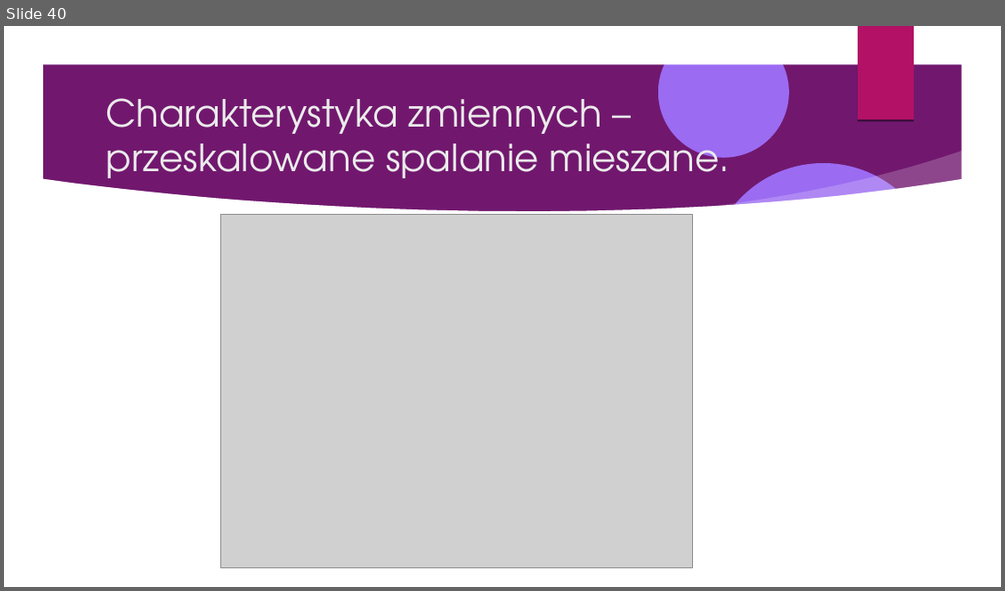
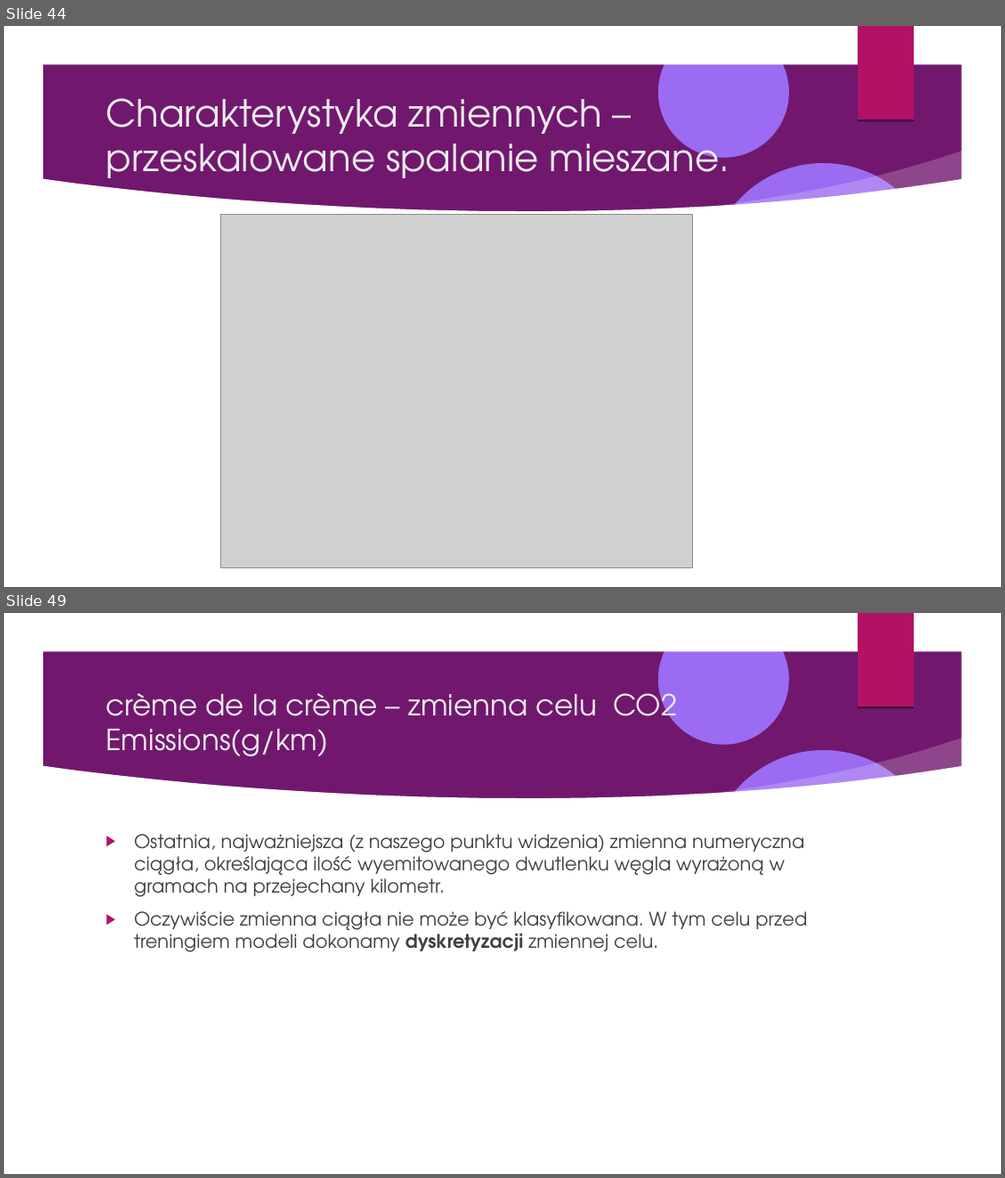
Before and after one commit to Pawel-Tomasz-Nowak/Scientific-collaboration, a slide deck: EmissionAnalysis/Prezentacja projektu.odp. Shown one above the other, each under a label of ours: slide 40 before the commit, slides 44 and 49 after it; the slides between them are not shown. The pictures are 1005x591 and 1005x1178 pixels, drawn with LibreOffice and Linux fonts; fonts in the diff are those of the drawing; grey boxes stand for pictures; background and template pictures are left out. Boxes give left, top, right and bottom in pixels: in the first picture for what was removed or moved away, otherwise in the second. Text is boxed around its words. In the diff, an @@ line names an element or a change of style, - is before the commit and + after.

```diff
--- a/EmissionAnalysis/Prezentacja projektu.odp
+++ b/EmissionAnalysis/Prezentacja projektu.odp
@@ slide 49 added at (4,613,1001,1174), background picture (left out); not listed: 9 template elements that a slide beside it also shows @@
@@ title added at (105,685,677,756), 28 pt, text #EBEBEB @@
+crème de la crème – zmienna celu CO2 Emissions(g/km)
@@ text added at (134,834,807,952), 18 pt, text #404040 @@
+▶ Ostatnia, najważniejsza (z naszego punktu widzenia) zmienna numeryczna ciągła, określająca ilość wyemitowanego dwutlenku węgla wyrażoną w gramach na przejechany kilometr.
+▶ Oczywiście zmienna ciągła nie może być klasyfikowana. W tym celu przed treningiem modeli dokonamy dyskretyzacji zmiennej celu.
@@ what was slide 40 is now slide 44 @@
```
Also in this commit, not shown: 2 slides changed, 10 other slides added, 6 slides removed, 3 other files.
